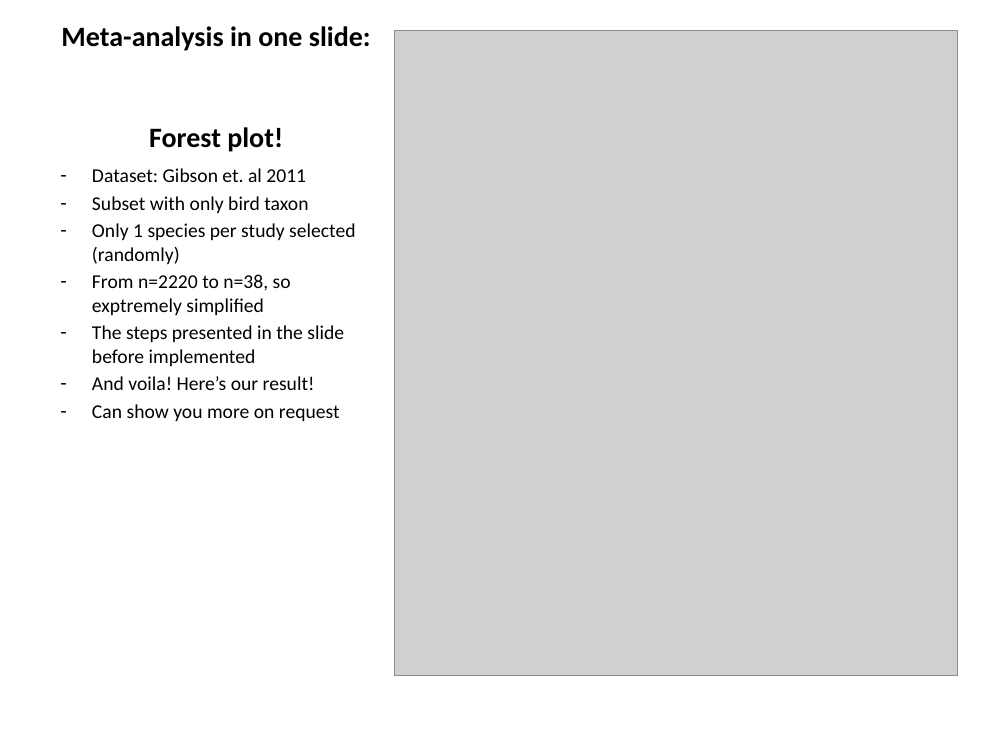
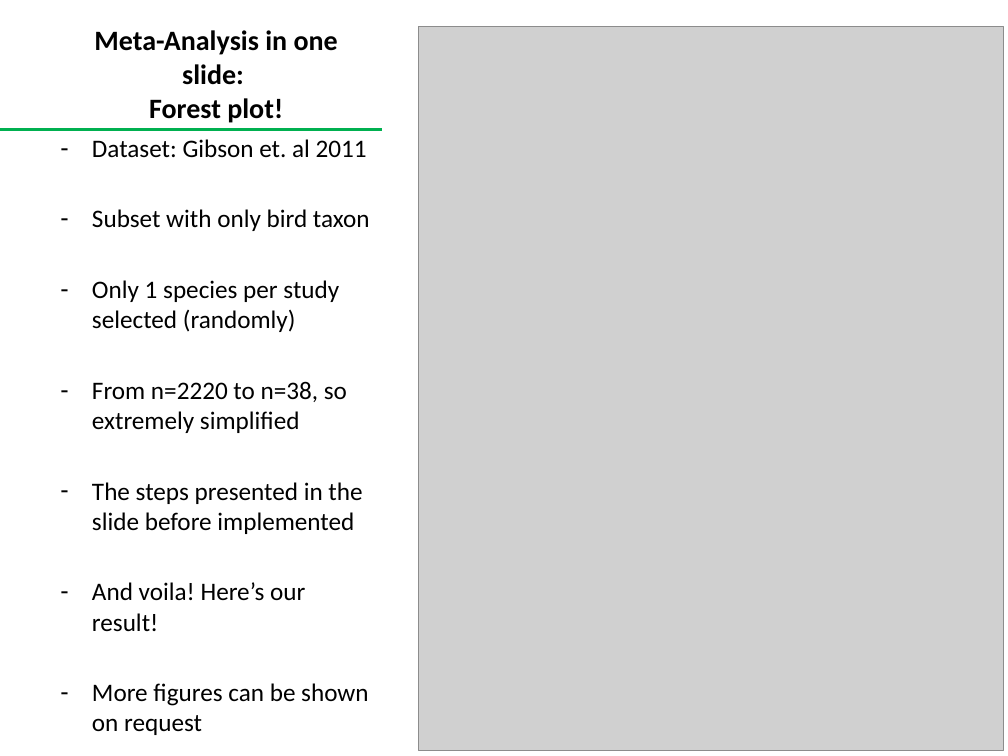
Before and after one commit to carow/Meta-Analysis, a slide deck: slide 4 of Presentation/Presentation nov 18.pptx (slide 3 before the commit). Drawn at 1008x756 pixels with LibreOffice and Linux fonts; fonts in the diff are those of the drawing; grey boxes stand for pictures. Boxes give left, top, right and bottom in pixels: in the first picture for what was removed or moved away, otherwise in the second. Text is boxed around its words. In the diff, an @@ line names an element or a change of style, - is before the commit and + after.

```diff
--- a/Presentation/Presentation nov 18.pptx
+++ b/Presentation/Presentation nov 18.pptx
@@ picture: place and size @@
-picture at box(394, 30, 958, 675)
+picture at box(418, 26, 1003, 751)
@@ title at box(94, 30, 338, 123): text changed @@
-Meta-analysis in one slide:
-Forest plot!
+Meta-Analysis in one slide:
+Forest plot!
@@ line added from (0, 130) to (382, 130), #00B050 2 pt @@
@@ text "Dataset: Gibson et. al 2011": place and size @@
-text "Dataset: Gibson et. al 2011" at box(92, 168, 355, 421)
+text "Dataset: Gibson et. al 2011" at box(92, 139, 370, 735)
@@ text at box(92, 139, 370, 632): size 14 to 18 pt in "Dataset: Gibson et. al 2011", "Subset with only bird taxon", "Only 1 species per study selected (randomly)", "The steps presented in the slide before ..." and 1 more places @@
@@ text at box(92, 381, 347, 433): text changed; size 14 to 18 pt @@
-– From n=2220 to n=38, so exptremely simplified
+– From n=2220 to n=38, so extremely simplified
@@ text at box(92, 683, 368, 735): text changed; size 14 to 18 pt @@
-– Can show you more on request
+– More figures can be shown on request
```
Also in this commit, not shown: 3 other slides changed, 1 slide added.
